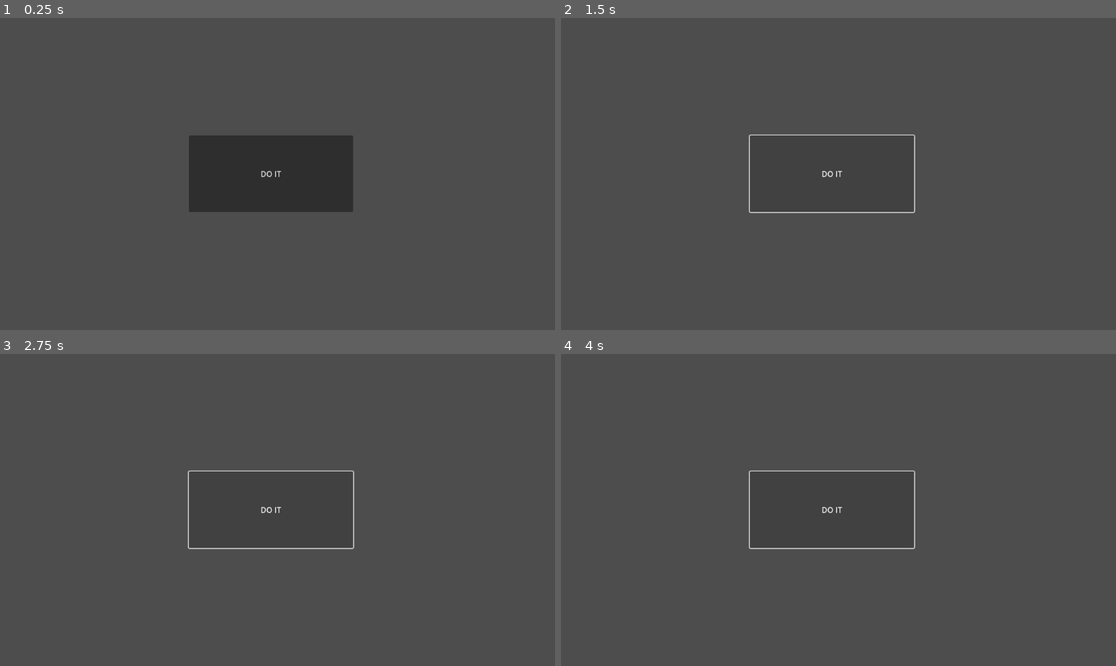
Above: before the commit, frames 1-4 (two rows, left to right).
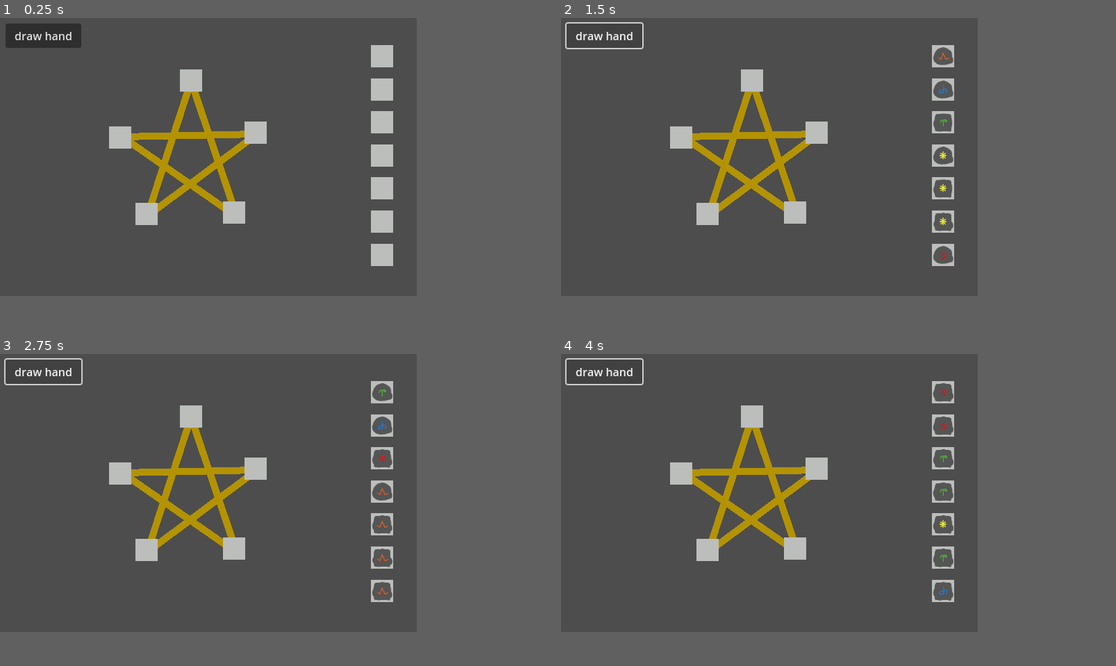
Above: after the commit, the same moments.

Repository: maxfarr/alchemy_game
Game: Godot game, scene res://alchemy.tscn
Two runs of this game, one before a commit and one after it. Both use one fixed random seed, a clock stepped at 60 frames per second and the inputs below.
Inputs:
- Up to frame 1 (0.25 s): no input
- Up to frame 2 (1.5 s): click "DO IT" (after the commit: "draw hand") at 0.5 s; click "DO IT" (after the commit: "draw hand") at 1.25 s
- Up to frame 3 (2.75 s): click "DO IT" (after the commit: "draw hand") at 2 s
- Up to frame 4 (4 s): tap Enter at 2.75 s; tap Space at 3.5 s
In our replay, the window is 799x449 before the commit and 600x400 after it. These sizes can differ from the game's own. Grey fills any space a smaller window leaves; there, only what the larger window draws over its background counts as a difference.

The runs differ from the first frame. In frame 1, 13% of the frame differs, in the area x 1-71%, y 1-80%; in frame 2, 5.2%; in frame 3, 5.1%; in frame 4, 5.0%.

Commit message:
basic debug hand draw functionality, play area set up with drag and drop functionality

Diff:
--- a/alchemy.tscn
+++ b/alchemy.tscn
@@ -1,19 +1,146 @@
-[gd_scene load_steps=3 format=3 uid="uid://cr34cyujqcbfn"]
+[gd_scene load_steps=5 format=3 uid="uid://cr34cyujqcbfn"]
 
 [ext_resource type="Script" path="res://drawButton.gd" id="1_ecvk6"]
-[ext_resource type="Script" path="res://rune_bag.gd" id="1_x11dt"]
+[ext_resource type="Texture2D" uid="uid://jvdmnyffm4w2" path="res://sprites/slot_background.png" id="3_3cafq"]
+[ext_resource type="Script" path="res://hand_slot.gd" id="3_d7d07"]
+[ext_resource type="Script" path="res://hand_slots_container.gd" id="3_gabwj"]
 
 [node name="Node2D" type="Node2D"]
 
 [node name="Button" type="Button" parent="."]
-offset_left = 392.0
-offset_top = 244.0
-offset_right = 733.0
-offset_bottom = 403.0
-text = "DO IT"
+offset_left = 8.0
+offset_top = 8.0
+offset_right = 117.0
+offset_bottom = 43.0
+text = "draw hand"
 script = ExtResource("1_ecvk6")
 
-[node name="RuneBag" type="Node" parent="."]
-script = ExtResource("1_x11dt")
+[node name="VBoxContainer" type="VBoxContainer" parent="."]
+offset_left = 522.0
+offset_top = 34.0
+offset_right = 579.0
+offset_bottom = 363.0
+script = ExtResource("3_gabwj")
+
+[node name="CenterContainer" type="CenterContainer" parent="VBoxContainer"]
+layout_mode = 2
+size_flags_vertical = 3
+
+[node name="HandSlot" type="TextureRect" parent="VBoxContainer/CenterContainer"]
+layout_mode = 2
+texture = ExtResource("3_3cafq")
+stretch_mode = 2
+script = ExtResource("3_d7d07")
+
+[node name="CenterContainer2" type="CenterContainer" parent="VBoxContainer"]
+layout_mode = 2
+size_flags_vertical = 3
+
+[node name="HandSlot" type="TextureRect" parent="VBoxContainer/CenterContainer2"]
+layout_mode = 2
+texture = ExtResource("3_3cafq")
+stretch_mode = 2
+script = ExtResource("3_d7d07")
+
+[node name="CenterContainer3" type="CenterContainer" parent="VBoxContainer"]
+layout_mode = 2
+size_flags_vertical = 3
+
+[node name="HandSlot" type="TextureRect" parent="VBoxContainer/CenterContainer3"]
+layout_mode = 2
+texture = ExtResource("3_3cafq")
+stretch_mode = 2
+script = ExtResource("3_d7d07")
+
+[node name="CenterContainer4" type="CenterContainer" parent="VBoxContainer"]
+layout_mode = 2
+size_flags_vertical = 3
+
+[node name="HandSlot" type="TextureRect" parent="VBoxContainer/CenterContainer4"]
+layout_mode = 2
+texture = ExtResource("3_3cafq")
+stretch_mode = 2
+script = ExtResource("3_d7d07")
+
+[node name="CenterContainer5" type="CenterContainer" parent="VBoxContainer"]
+layout_mode = 2
+size_flags_vertical = 3
+
+[node name="HandSlot" type="TextureRect" parent="VBoxContainer/CenterContainer5"]
+layout_mode = 2
+texture = ExtResource("3_3cafq")
+stretch_mode = 2
+script = ExtResource("3_d7d07")
+
+[node name="CenterContainer6" type="CenterContainer" parent="VBoxContainer"]
+layout_mode = 2
+size_flags_vertical = 3
+
+[node name="HandSlot" type="TextureRect" parent="VBoxContainer/CenterContainer6"]
+layout_mode = 2
+texture = ExtResource("3_3cafq")
+stretch_mode = 2
+script = ExtResource("3_d7d07")
+
+[node name="CenterContainer7" type="CenterContainer" parent="VBoxContainer"]
+layout_mode = 2
+size_flags_vertical = 3
+
+[node name="HandSlot" type="TextureRect" parent="VBoxContainer/CenterContainer7"]
+layout_mode = 2
+texture = ExtResource("3_3cafq")
+stretch_mode = 2
+script = ExtResource("3_d7d07")
+
+[node name="HandSlot" type="TextureRect" parent="."]
+offset_left = 259.0
+offset_top = 74.0
+offset_right = 299.0
+offset_bottom = 114.0
+texture = ExtResource("3_3cafq")
+stretch_mode = 2
+script = ExtResource("3_d7d07")
+
+[node name="HandSlot2" type="TextureRect" parent="."]
+offset_left = 352.0
+offset_top = 149.0
+offset_right = 392.0
+offset_bottom = 189.0
+texture = ExtResource("3_3cafq")
+stretch_mode = 2
+script = ExtResource("3_d7d07")
+
+[node name="HandSlot3" type="TextureRect" parent="."]
+offset_left = 321.0
+offset_top = 264.0
+offset_right = 361.0
+offset_bottom = 304.0
+texture = ExtResource("3_3cafq")
+stretch_mode = 2
+script = ExtResource("3_d7d07")
+
+[node name="HandSlot4" type="TextureRect" parent="."]
+offset_left = 195.0
+offset_top = 266.0
+offset_right = 235.0
+offset_bottom = 306.0
+texture = ExtResource("3_3cafq")
+stretch_mode = 2
+script = ExtResource("3_d7d07")
+
+[node name="HandSlot5" type="TextureRect" parent="."]
+offset_left = 157.0
+offset_top = 156.0
+offset_right = 197.0
+offset_bottom = 196.0
+texture = ExtResource("3_3cafq")
+stretch_mode = 2
+script = ExtResource("3_d7d07")
+
+[node name="Line2D" type="Line2D" parent="."]
+z_index = -1
+points = PackedVector2Array(275, 91, 212, 285, 370, 167, 176, 171, 341, 286)
+closed = true
+default_color = Color(0.707127, 0.575502, 7.70092e-07, 1)
 
 [connection signal="pressed" from="Button" to="Button" method="_on_pressed"]
--- /dev/null
+++ b/drag_preview.tscn
@@ -0,0 +1,6 @@
+[gd_scene format=3 uid="uid://drwgqyxrf6ele"]
+
+[node name="DragPreview" type="TextureRect"]
+modulate = Color(1, 1, 1, 0.502)
+offset_right = 40.0
+offset_bottom = 40.0
--- a/drawButton.gd
+++ b/drawButton.gd
@@ -1,12 +1,20 @@
 extends Button
-
-@onready var bag = $"../RuneBag"
 
 # Called when the node enters the scene tree for the first time.
 func _ready():
 	pass # Replace with function body.
 
 func _on_pressed():
-	var rune = bag.drawRune()
+	for i in range(7):
+		var rune = PlayerData.drawRune()
 
-	print("Bag is empty!" if rune == null else rune.shape + " / " + rune.element)
+		if rune == null:
+			print("Bag is empty!")
+			return
+
+		print(rune.shape + " / " + rune.element)
+		var slot = $"../VBoxContainer".hand_slots[i]
+		slot.rune = rune
+		var rune_sprite = RuneSprite.new(rune)
+		slot.add_child(rune_sprite)
+		rune_sprite.position = Vector2(16, 16)
--- /dev/null
+++ b/hand_slot.gd
@@ -0,0 +1,49 @@
+extends TextureRect
+
+class_name HandSlot
+
+@export var rune : Rune
+
+func _get_drag_data(at_position):
+	var sprite = RuneSprite.new(rune)
+	sprite.set_indexed("self_modulate:a", 0.5)
+	set_drag_preview(sprite)
+	return {
+		"rune": rune,
+		"origin": self
+	}
+
+func _can_drop_data(at_position, data):
+	return true
+
+func _drop_data(at_position, data):
+	var origin = data["origin"]
+
+	# store temp rune value for swap
+	var outgoing_rune = rune
+
+	# if either slot has a rune currently, free it
+	if rune != null:
+		get_child(0).queue_free()
+	if origin.rune != null:
+		origin.get_child(0).queue_free()
+
+	rune = data["rune"]
+	if rune != null:
+		var rune_sprite = RuneSprite.new(rune)
+		rune_sprite.position = Vector2(Utils.RUNE_WIDTH_PX/2, Utils.RUNE_WIDTH_PX/2)
+		add_child(rune_sprite)
+
+	origin.rune = outgoing_rune
+	if outgoing_rune != null:
+		var rune_sprite = RuneSprite.new(outgoing_rune)
+		rune_sprite.position = Vector2(Utils.RUNE_WIDTH_PX/2, Utils.RUNE_WIDTH_PX/2)
+		origin.add_child(rune_sprite)
+
+# Called when the node enters the scene tree for the first time.
+func _ready():
+	pass # Replace with function body.
+
+# Called every frame. 'delta' is the elapsed time since the previous frame.
+func _process(delta):
+	pass
--- /dev/null
+++ b/hand_slot.tscn
@@ -0,0 +1,19 @@
+[gd_scene load_steps=3 format=3 uid="uid://de2i8rrk4w0we"]
+
+[ext_resource type="Script" path="res://hand_slot.gd" id="1_0vofl"]
+[ext_resource type="Texture2D" uid="uid://jvdmnyffm4w2" path="res://sprites/slot_background.png" id="1_pqofe"]
+
+[node name="HandSlot" type="TextureRect"]
+anchors_preset = 8
+anchor_left = 0.5
+anchor_top = 0.5
+anchor_right = 0.5
+anchor_bottom = 0.5
+offset_left = -20.0
+offset_top = -20.0
+offset_right = 20.0
+offset_bottom = 20.0
+grow_horizontal = 2
+grow_vertical = 2
+texture = ExtResource("1_pqofe")
+script = ExtResource("1_0vofl")
--- /dev/null
+++ b/hand_slots_container.gd
@@ -0,0 +1,22 @@
+extends VBoxContainer
+
+class_name HandSlotsContainer
+
+@onready var hand_slots = [
+	$"../VBoxContainer/CenterContainer/HandSlot",
+	$"../VBoxContainer/CenterContainer2/HandSlot",
+	$"../VBoxContainer/CenterContainer3/HandSlot",
+	$"../VBoxContainer/CenterContainer4/HandSlot",
+	$"../VBoxContainer/CenterContainer5/HandSlot",
+	$"../VBoxContainer/CenterContainer6/HandSlot",
+	$"../VBoxContainer/CenterContainer7/HandSlot"
+]
+
+# Called when the node enters the scene tree for the first time.
+func _ready():
+	pass # Replace with function body.
+
+
+# Called every frame. 'delta' is the elapsed time since the previous frame.
+func _process(delta):
+	pass
--- /dev/null
+++ b/player_data.gd
@@ -0,0 +1,20 @@
+extends Node
+
+var remaining_runes = []
+var coins
+
+func initDefaultBag():
+	for shape in Utils.RuneShape:
+		for element in Utils.Element:
+			for i in range(3):
+				remaining_runes.append(Rune.new(shape, element))
+
+func drawRune():
+	if remaining_runes.size() == 0: return null
+
+	var index = range(remaining_runes.size()).pick_random()
+	return remaining_runes.pop_at(index)
+
+func _init():
+	initDefaultBag()
+	coins = 0
--- a/project.godot
+++ b/project.godot
@@ -14,3 +14,14 @@
 run/main_scene="res://alchemy.tscn"
 config/features=PackedStringArray("4.2", "Forward Plus")
 config/icon="res://icon.svg"
+
+[autoload]
+
+PlayerData="*res://player_data.gd"
+
+[display]
+
+window/size/viewport_width=600
+window/size/viewport_height=400
+window/stretch/mode="viewport"
+window/stretch/scale_mode="integer"
--- a/rune.gd
+++ b/rune.gd
@@ -4,7 +4,9 @@
 
 var shape
 var element
+var texture
 
 func _init(s, e):
 	shape = s
 	element = e
+	texture = Image.load_from_file(Utils.BaseSprites[s][e])
--- a/rune_bag.gd
+++ /dev/null
@@ -1,20 +0,0 @@
-extends Node
-
-class_name RuneBag
-
-var RemainingRunes = []
-
-func initDefaultBag():
-	for shape in Utils.RuneShape:
-		for element in Utils.Element:
-			for i in range(3):
-				RemainingRunes.append(Rune.new(shape, element))
-
-func drawRune():
-	if RemainingRunes.size() == 0: return null
-
-	var index = range(RemainingRunes.size()).pick_random()
-	return RemainingRunes.pop_at(index)
-
-func _init():
-	initDefaultBag()
--- /dev/null
+++ b/rune_sprite.gd
@@ -0,0 +1,19 @@
+extends Control
+
+class_name RuneSprite
+
+var rune : Rune
+
+func _init(r):
+	rune = r
+
+# Called when the node enters the scene tree for the first time.
+func _ready():
+	var base_sprite = Sprite2D.new()
+	add_child(base_sprite)
+	base_sprite.texture = ImageTexture.create_from_image(rune.texture)
+
+
+# Called every frame. 'delta' is the elapsed time since the previous frame.
+func _process(delta):
+	pass
--- /dev/null
+++ b/rune_sprite.tscn
@@ -0,0 +1,8 @@
+[gd_scene load_steps=2 format=3 uid="uid://dsog67tl2qsgr"]
+
+[ext_resource type="Script" path="res://rune_sprite.gd" id="1_agv34"]
+
+[node name="RuneSprite" type="Control"]
+layout_mode = 3
+anchors_preset = 0
+script = ExtResource("1_agv34")
--- /dev/null
+++ b/spell_slot.gd
@@ -0,0 +1,13 @@
+extends TextureRect
+
+@export var rune : Rune
+
+# Called when the node enters the scene tree for the first time.
+func _ready():
+
+	self_modulate.a = 0.5
+
+
+# Called every frame. 'delta' is the elapsed time since the previous frame.
+func _process(delta):
+	pass
--- /dev/null
+++ b/spell_slot.tscn
@@ -0,0 +1,10 @@
+[gd_scene load_steps=3 format=3 uid="uid://bow1jxh2us0n5"]
+
+[ext_resource type="Script" path="res://spell_slot.gd" id="1_28yta"]
+[ext_resource type="Texture2D" uid="uid://jvdmnyffm4w2" path="res://sprites/slot_background.png" id="1_f828x"]
+
+[node name="SpellSlot" type="TextureRect"]
+offset_right = 40.0
+offset_bottom = 40.0
+texture = ExtResource("1_f828x")
+script = ExtResource("1_28yta")
--- a/utils.gd
+++ b/utils.gd
@@ -2,5 +2,32 @@
 
 class_name Utils
 
+const RUNE_WIDTH_PX = 32
+
 enum RuneShape {CIRCLE, SQUARE, TRIANGLE}
-enum Element {FIRE, WATER, EARTH, ICE, GRASS}
+enum Element {FIRE, WATER, EARTH, LIGHTNING, METAL}
+
+# i hate this, why did i do it this way
+const BaseSprites = {
+	"CIRCLE" : {
+		"FIRE" : "res://sprites/base_runes/circle_fire.png",
+		"WATER" : "res://sprites/base_runes/circle_water.png",
+		"EARTH" : "res://sprites/base_runes/circle_earth.png",
+		"LIGHTNING": "res://sprites/base_runes/circle_lightning.png",
+		"METAL": "res://sprites/base_runes/circle_metal.png"
+	},
+	"SQUARE" : {
+		"FIRE" : "res://sprites/base_runes/square_fire.png",
+		"WATER" : "res://sprites/base_runes/square_water.png",
+		"EARTH" : "res://sprites/base_runes/square_earth.png",
+		"LIGHTNING": "res://sprites/base_runes/square_lightning.png",
+		"METAL": "res://sprites/base_runes/square_metal.png"
+	},
+	"TRIANGLE" : {
+		"FIRE" : "res://sprites/base_runes/triangle_fire.png",
+		"WATER" : "res://sprites/base_runes/triangle_water.png",
+		"EARTH" : "res://sprites/base_runes/triangle_earth.png",
+		"LIGHTNING": "res://sprites/base_runes/triangle_lightning.png",
+		"METAL": "res://sprites/base_runes/triangle_metal.png"
+	}
+}
Binary file added: sprites/base_runes/circle_earth.png
Not shown, added: sprites/base_runes/circle_earth.png.import
Binary file added: sprites/base_runes/circle_fire.png
Not shown, added: sprites/base_runes/circle_fire.png.import
Binary file added: sprites/base_runes/circle_lightning.png
Not shown, added: sprites/base_runes/circle_lightning.png.import
Binary file added: sprites/base_runes/circle_metal.png
Not shown, added: sprites/base_runes/circle_metal.png.import
Binary file added: sprites/base_runes/circle_water.png
Not shown, added: sprites/base_runes/circle_water.png.import
Binary file added: sprites/base_runes/square_earth.png
Not shown, added: sprites/base_runes/square_earth.png.import
(and 21 more such lines)
